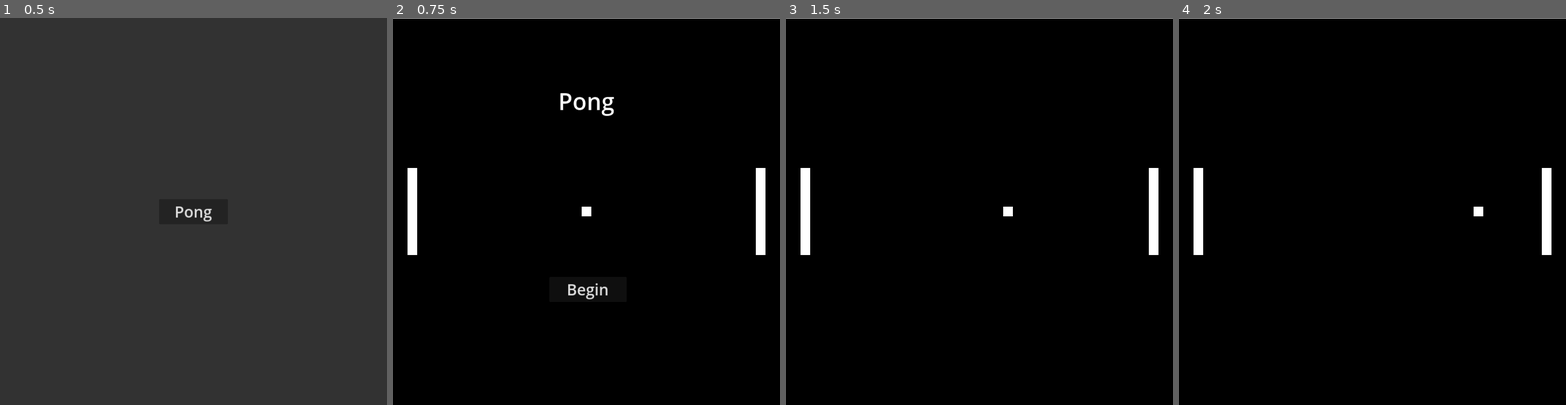
Above: before the commit, frames 1-4 (left to right).
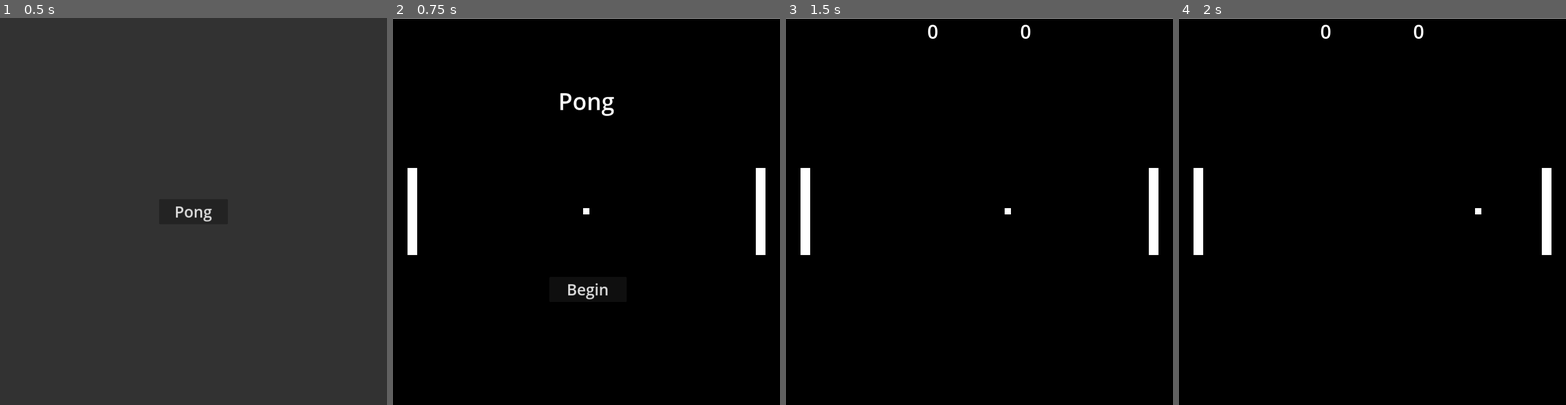
Above: after the commit, the same moments.

Repository: taupau/maize-made-arcade
Game: Godot game, scene res://main.tscn
Same seed, same stepped clock (60 frames per second), same inputs: the game is played once before the commit and once after it.
Inputs:
- Up to frame 1 (0.5 s): no input
- Up to frame 2 (0.75 s): click "Pong" at 0.5 s
- Up to frame 3 (1.5 s): click "Begin" at 1.25 s
- Up to frame 4 (2 s): no input

Frame 1 is identical in both runs. In frame 2, less than 0.1% of the frame differs, in the area x 48-52%, y 48-52%; in frame 3, 0.1%, in the area x 36-64%, y 1-52%; in frame 4, 0.1%.

Commit message:
feat: add more UI and change ball scaling

Diff:
--- a/game/games/pong/ball.tscn
+++ b/game/games/pong/ball.tscn
@@ -7,6 +7,7 @@
 size = Vector2(26, 26)
 
 [node name="Ball" type="CharacterBody2D"]
+scale = Vector2(0.65, 0.65)
 script = ExtResource("1_hvxsr")
 
 [node name="Sprite2D" type="Sprite2D" parent="."]
--- /dev/null
+++ b/game/games/pong/game_over.tscn
@@ -0,0 +1,33 @@
+[gd_scene format=3 uid="uid://dhndmexax4gn"]
+
+[node name="GameOver" type="CanvasLayer"]
+
+[node name="Title" type="Label" parent="."]
+anchors_preset = 8
+anchor_left = 0.5
+anchor_top = 0.5
+anchor_right = 0.5
+anchor_bottom = 0.5
+offset_left = -136.0
+offset_top = -36.0
+offset_right = 136.0
+offset_bottom = 36.0
+grow_horizontal = 2
+grow_vertical = 2
+theme_override_font_sizes/font_size = 50
+text = "Game Over"
+
+[node name="Winner" type="Label" parent="."]
+anchors_preset = 8
+anchor_left = 0.5
+anchor_top = 0.5
+anchor_right = 0.5
+anchor_bottom = 0.5
+offset_left = -162.0
+offset_top = 44.0
+offset_right = 162.0
+offset_bottom = 116.0
+grow_horizontal = 2
+grow_vertical = 2
+theme_override_font_sizes/font_size = 50
+text = "Player 1 Wins"
--- a/game/games/pong/pong.gd
+++ b/game/games/pong/pong.gd
@@ -6,6 +6,9 @@
 
 @onready var left_height = $LeftPlayer/CollisionShape2D.get_shape().get_rect().size.y
 @onready var right_height = $RightPlayer/CollisionShape2D.get_shape().get_rect().size.y
+
+var left_score = 0
+var right_score = 0
 
 func _ready():
 	set_physics_process(false)
@@ -39,17 +42,30 @@
 			y_percent = abs(($Ball.position.y - ($LeftPlayer.position.y + (left_height / 2)))) / left_height
 		else:
 			y_percent = abs(($Ball.position.y - ($RightPlayer.position.y + (right_height / 2)))) / right_height
-
 		ball_speed.y = -800 * y_percent + ball_linear_speed
 		ball_speed.x *= -1
 		ball_speed = ball_speed.normalized() * ball_linear_speed
 
+func check_score_and_end(score, player):
+	if score == 10:
+		$Ball.hide()
+		set_physics_process(false)
+
 func _on_player_1_goal_score():
-	print("score")
+	left_score += 1
+	$Score/LeftScore.text = "%s" % left_score
+	$Ball.position.x = 500
+	$Ball.position.y = 500
+	ball_speed = Vector2(-1 * ball_linear_speed, 0)
 
 func _on_player_2_goal_score():
-	print("score")
+	right_score += 1
+	$Score/RightScore.text = "%s" % right_score
+	$Ball.position.x = 500
+	$Ball.position.y = 500
+	ball_speed = Vector2(ball_linear_speed, 0)
 
 func _on_menu_start():
 	$Menu.hide()
+	$Score.show()
 	set_physics_process(true)
--- a/game/games/pong/pong.tscn
+++ b/game/games/pong/pong.tscn
@@ -1,10 +1,12 @@
-[gd_scene load_steps=6 format=3 uid="uid://8jx5sqd0s2p8"]
+[gd_scene load_steps=8 format=3 uid="uid://8jx5sqd0s2p8"]
 
 [ext_resource type="PackedScene" uid="uid://2ga0x8itp046" path="res://games/pong/player.tscn" id="1_8w5qf"]
 [ext_resource type="Script" path="res://games/pong/pong.gd" id="1_ooieu"]
 [ext_resource type="PackedScene" uid="uid://hqcrglhtl01f" path="res://games/pong/ball.tscn" id="2_2um7j"]
 [ext_resource type="PackedScene" uid="uid://cr0tiedgqc1cu" path="res://games/pong/goal.tscn" id="4_4e3a3"]
 [ext_resource type="PackedScene" uid="uid://b83jygb4iyhjv" path="res://games/pong/menu.tscn" id="5_g5nqb"]
+[ext_resource type="PackedScene" uid="uid://bpdd8a4o2seix" path="res://games/pong/score.tscn" id="6_31a13"]
+[ext_resource type="PackedScene" uid="uid://dhndmexax4gn" path="res://games/pong/game_over.tscn" id="7_dhlhn"]
 
 [node name="Pong" type="Node2D"]
 script = ExtResource("1_ooieu")
@@ -46,6 +48,12 @@
 
 [node name="Menu" parent="." instance=ExtResource("5_g5nqb")]
 
+[node name="Score" parent="." instance=ExtResource("6_31a13")]
+visible = false
+
+[node name="GameOver" parent="." instance=ExtResource("7_dhlhn")]
+visible = false
+
 [connection signal="score" from="Player1Goal" to="." method="_on_player_1_goal_score"]
 [connection signal="score" from="Player2Goal" to="." method="_on_player_2_goal_score"]
 [connection signal="start" from="Menu" to="." method="_on_menu_start"]
--- /dev/null
+++ b/game/games/pong/score.tscn
@@ -0,0 +1,27 @@
+[gd_scene format=3 uid="uid://bpdd8a4o2seix"]
+
+[node name="Score" type="CanvasLayer"]
+
+[node name="RightScore" type="Label" parent="."]
+anchors_preset = 5
+anchor_left = 0.5
+anchor_right = 0.5
+offset_left = 100.0
+offset_right = 140.0
+offset_bottom = 72.0
+grow_horizontal = 2
+theme_override_font_sizes/font_size = 50
+text = "0"
+horizontal_alignment = 1
+
+[node name="LeftScore" type="Label" parent="."]
+anchors_preset = 5
+anchor_left = 0.5
+anchor_right = 0.5
+offset_left = -140.0
+offset_right = -100.0
+offset_bottom = 72.0
+grow_horizontal = 2
+theme_override_font_sizes/font_size = 50
+text = "0"
+horizontal_alignment = 1
